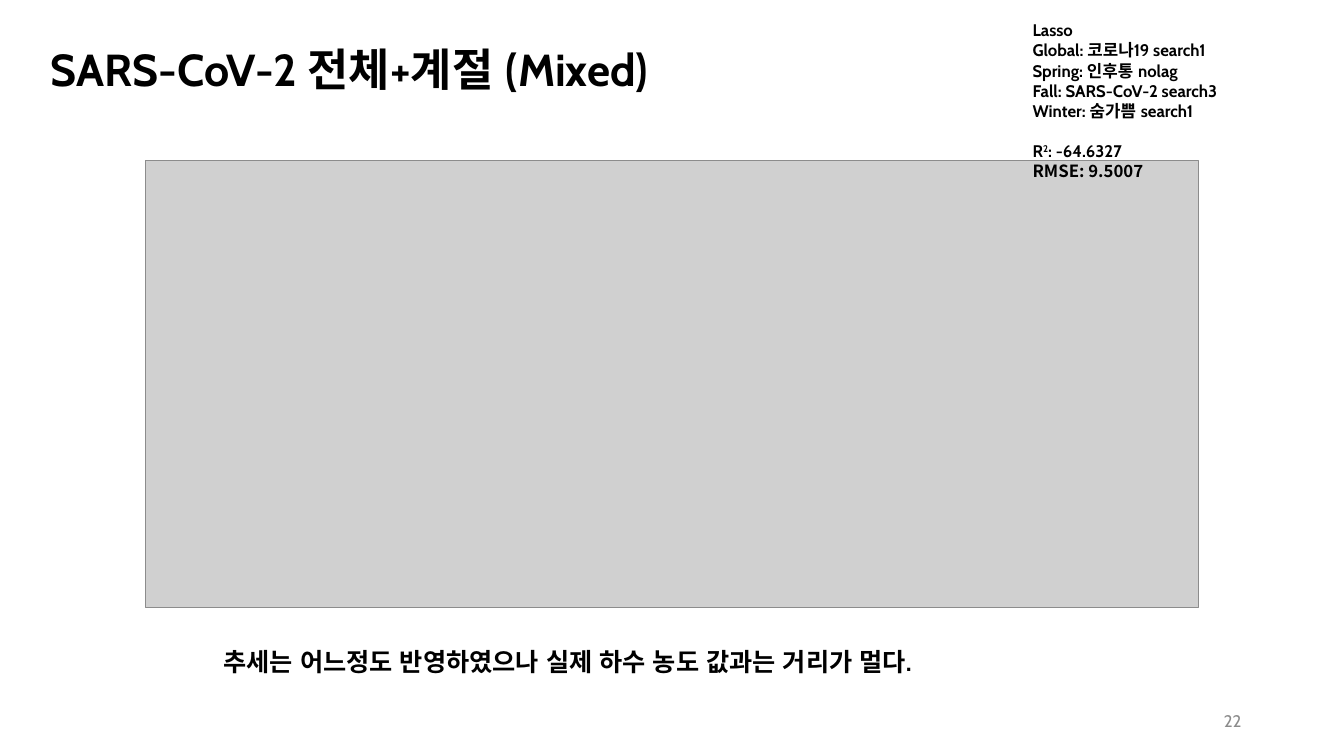
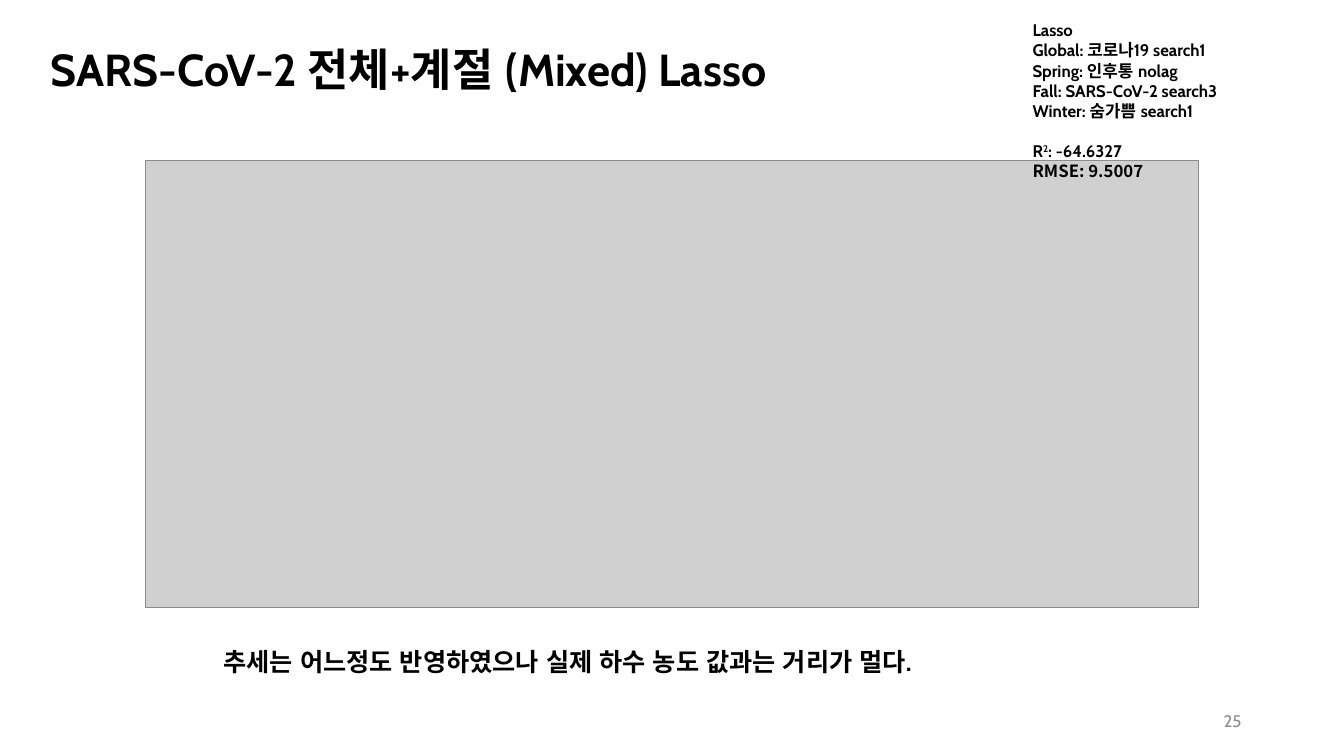
Before and after one commit to sjnkang/EpiSearch, a slide deck: slide 25 of meeting/2026-09-22.pptx (slide 22 before the commit). Drawn at 1344x756 pixels with LibreOffice and Linux fonts; fonts in the diff are those of the drawing; grey boxes stand for pictures. Boxes give left, top, right and bottom in pixels: in the first picture for what was removed or moved away, otherwise in the second. Text is boxed around its words. In the diff, an @@ line names an element or a change of style, - is before the commit and + after.

```diff
--- a/meeting/2026-09-22.pptx
+++ b/meeting/2026-09-22.pptx
@@ title at [50, 48, 766, 92]: text changed @@
-SARS-CoV-2 전체+계절 (Mixed)
+SARS-CoV-2 전체+계절 (Mixed) Lasso
@@ page number at [1224, 715, 1242, 727]: text changed @@
-22
+25
```
Also in this commit, not shown: 6 other slides changed, 3 slides added, 8 other files.
